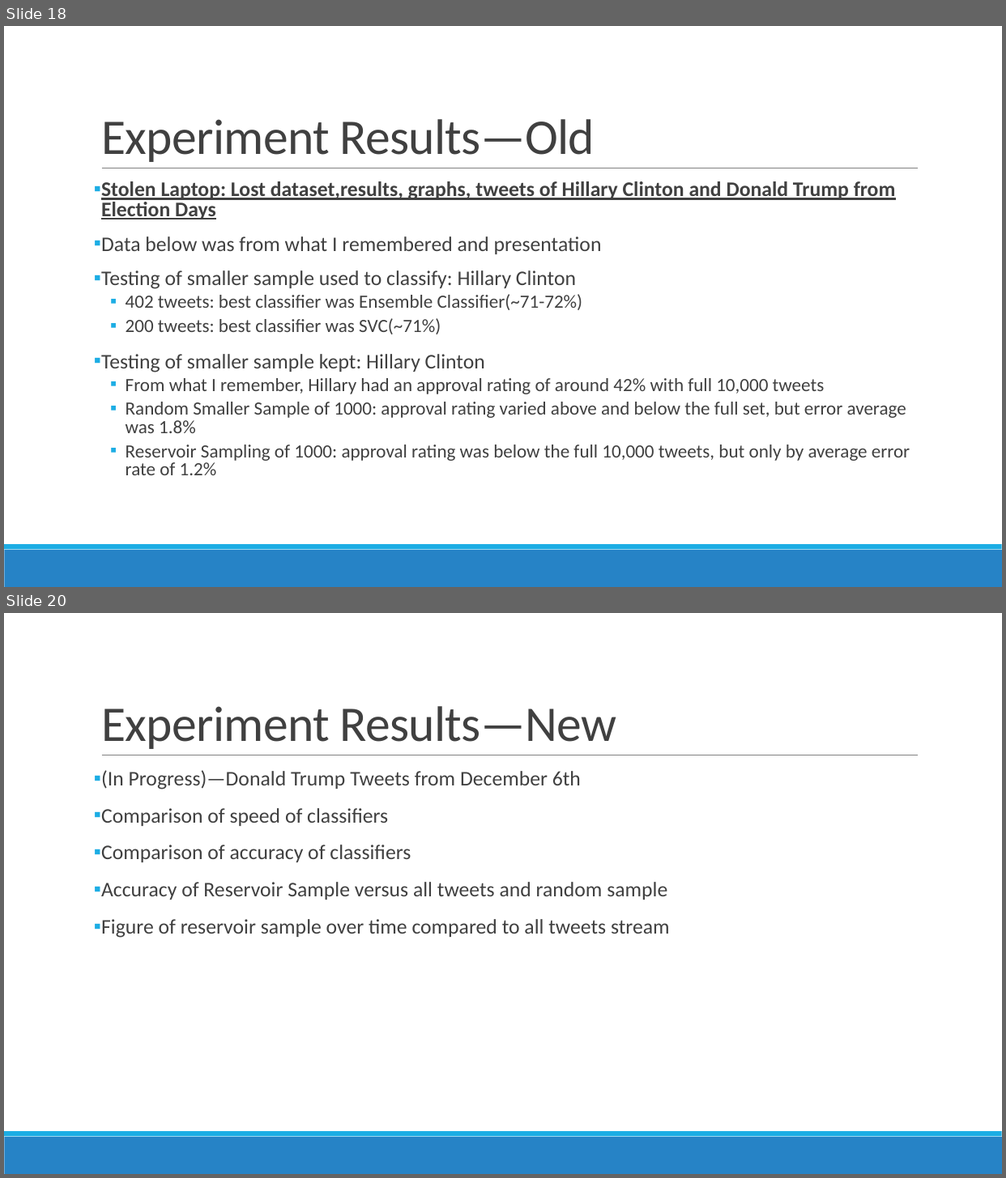
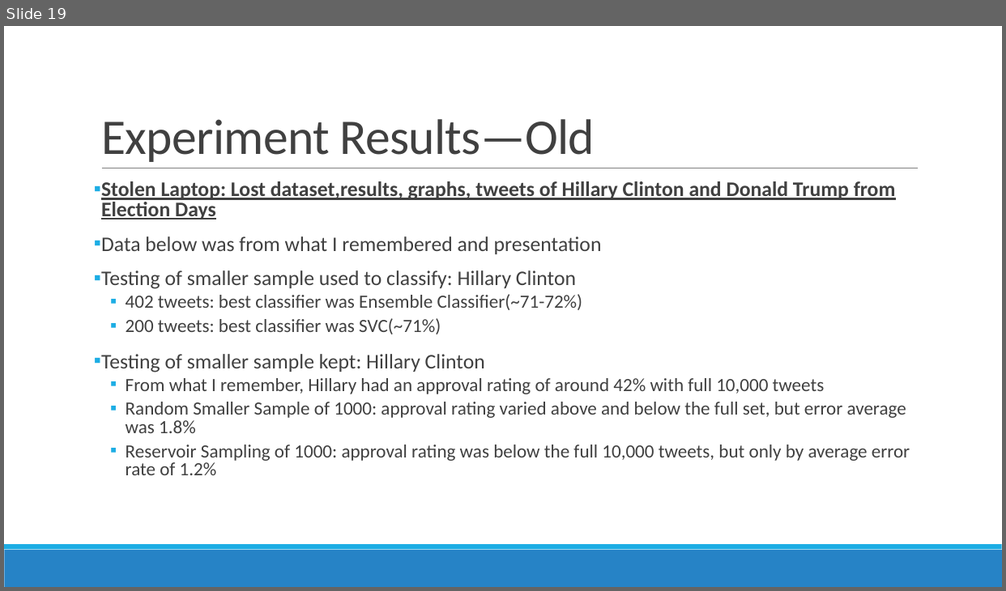
Before and after one commit to denniseh7/CS262, a slide deck: CS262_Project_Presentation_Dennis_Hsu.pptx. Shown one above the other, each under a label of ours: slides 18 and 20 before the commit, slide 19 after it; the slides between them are not shown. The pictures are 1006x1178 and 1006x591 pixels, drawn with LibreOffice and Linux fonts; fonts in the diff are those of the drawing. Boxes give left, top, right and bottom in pixels: in the first picture for what was removed or moved away, otherwise in the second. Text is boxed around its words. In the diff, an @@ line names an element or a change of style, - is before the commit and + after.

Commit message:
Finished remaking slides. Finished Project with Trump Tweets mined 12/6/16.

```diff
--- a/CS262_Project_Presentation_Dennis_Hsu.pptx
+++ b/CS262_Project_Presentation_Dennis_Hsu.pptx
@@ slide 20 removed at [4,613,1002,1174], background #FFFFFF; not listed: 3 template elements that a slide beside it also shows @@
@@ title removed at [101,706,616,749] @@
-Experiment Results—New
@@ text removed at [101,770,670,938] @@
-▪ (In Progress)—Donald Trump Tweets from December 6th
-▪ Comparison of speed of classifiers
-▪ Comparison of accuracy of classifiers
-▪ Accuracy of Reservoir Sample versus all tweets and random sample
-▪ Figure of reservoir sample over time compared to all tweets stream
@@ what was slide 18 is now slide 19 @@
```
Also in this commit, not shown: 5 slides changed, 5 slides added, 16 other files.
